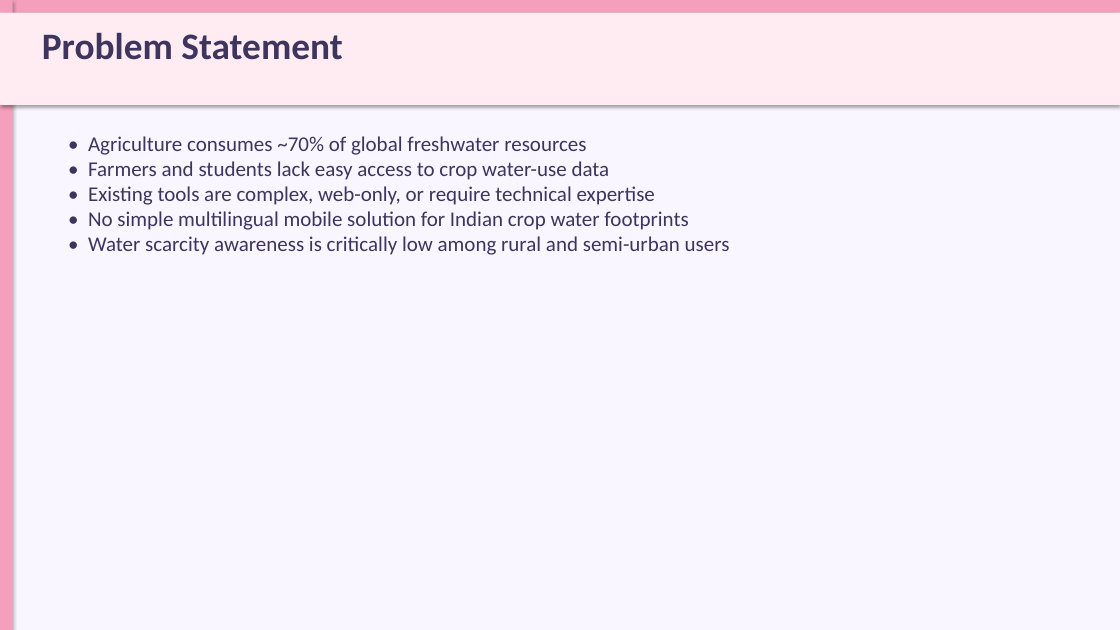
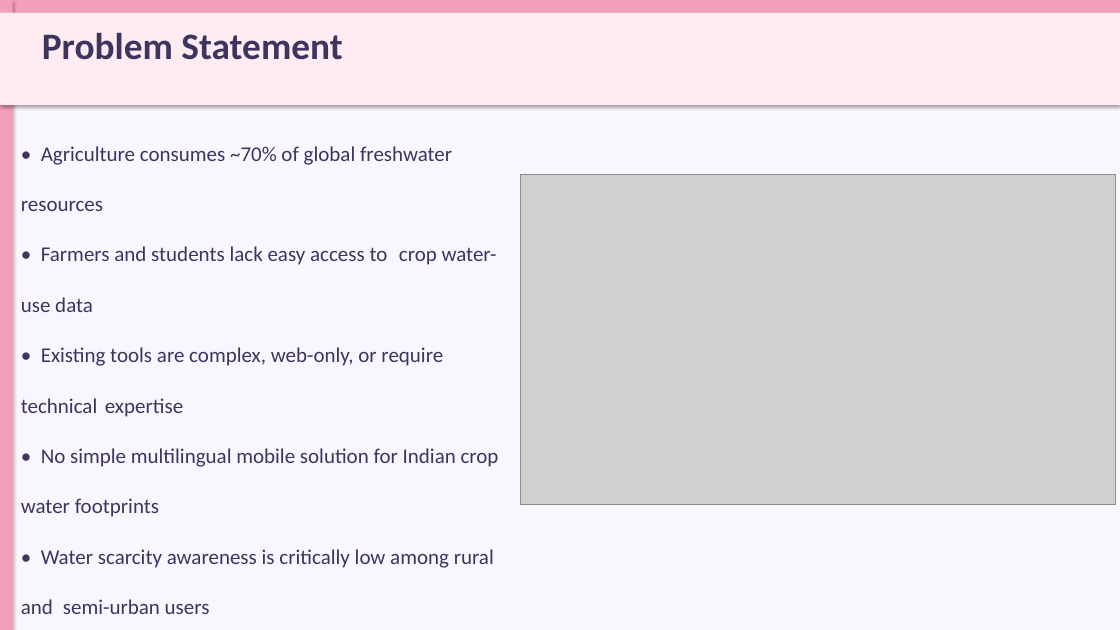
Before and after one commit to pranav-jpeg/vaari, a slide deck: slide 3 of Documentation/vaari-ppt.pptx. Drawn at 1120x630 pixels with LibreOffice and Linux fonts; fonts in the diff are those of the drawing; grey boxes stand for pictures. Boxes give left, top, right and bottom in pixels: in the first picture for what was removed or moved away, otherwise in the second. Text is boxed around its words. In the diff, an @@ line names an element or a change of style, - is before the commit and + after.

```diff
--- a/Documentation/vaari-ppt.pptx
+++ b/Documentation/vaari-ppt.pptx
@@ text "• Agriculture consumes ~70% of ...": place and size @@
-text "• Agriculture consumes ~70% of ..." at [88, 136, 730, 255]
+text "• Agriculture consumes ~70% of ..." at [21, 146, 499, 614]
@@ text at [21, 146, 499, 614]: line spacing 1 to 2 @@
@@ picture added at [521, 175, 1116, 504] @@
@@ text at [21, 246, 497, 312]: text changed @@
-• Farmers and students lack easy access to crop water-use data
+• Farmers and students lack easy access to crop water- use data
```
Also in this commit, not shown: 3 other slides changed, 44 other files.
